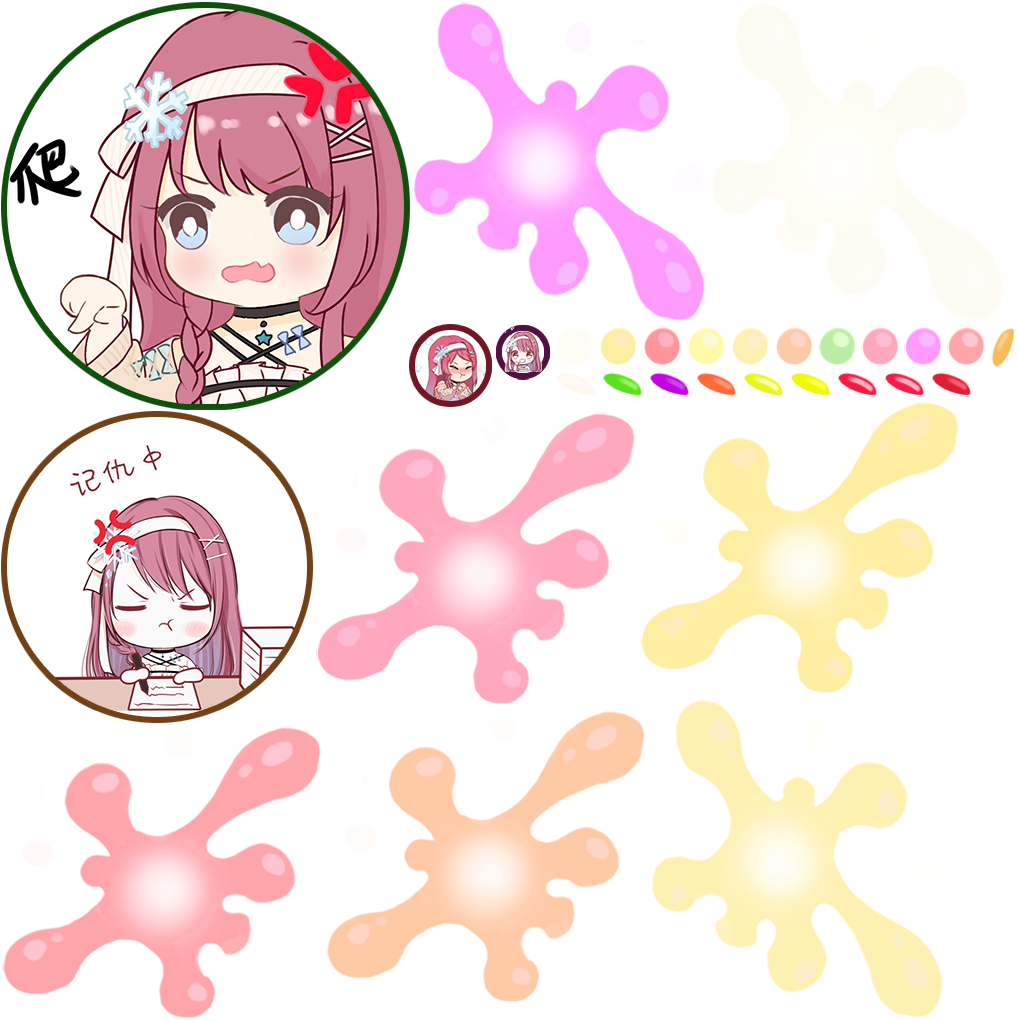
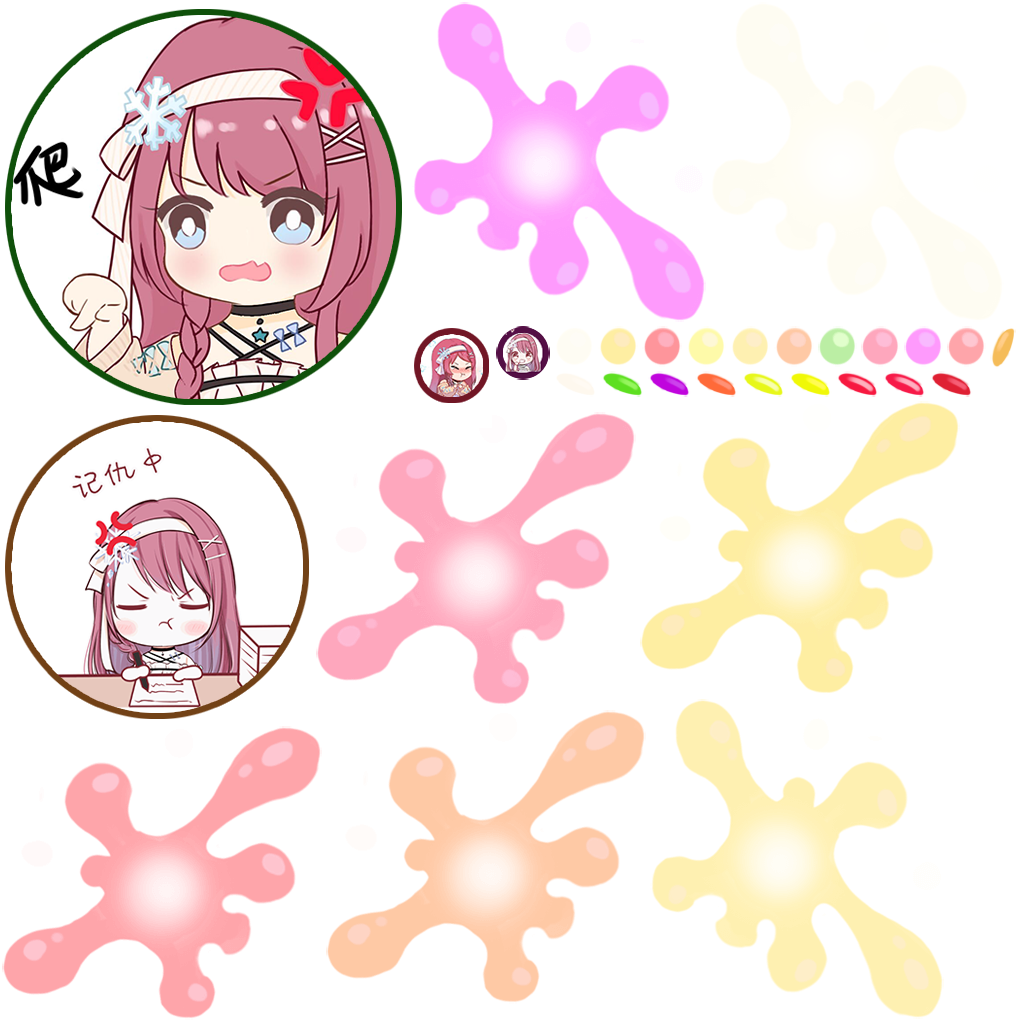
Two versions of the same layered image (w=1018, h=1022). Layer-by-layer changes:
painted on "表情包46" over [1, 411, 313, 723]
painted on "表情包爬" over [1, 2, 410, 410]
painted on "表情包29" over [409, 324, 492, 407]
painted on "表情包37" over [496, 325, 550, 379]
